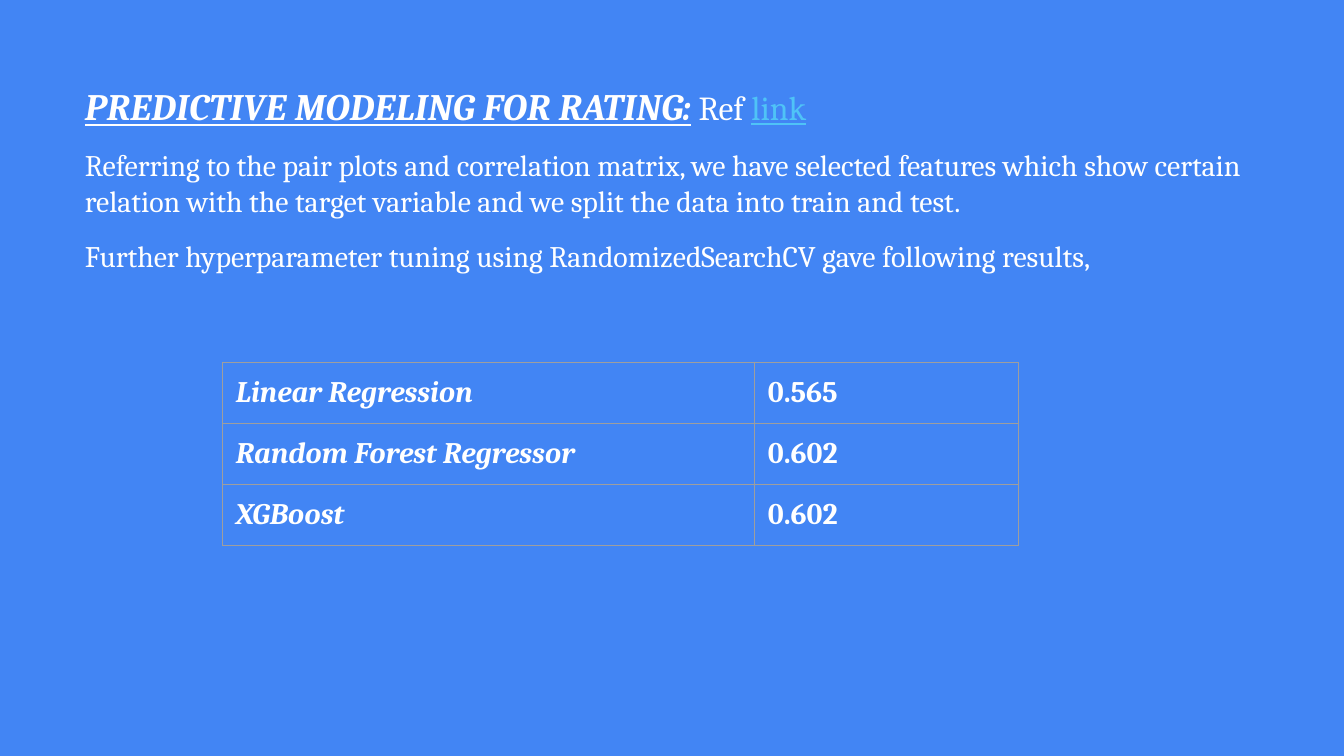
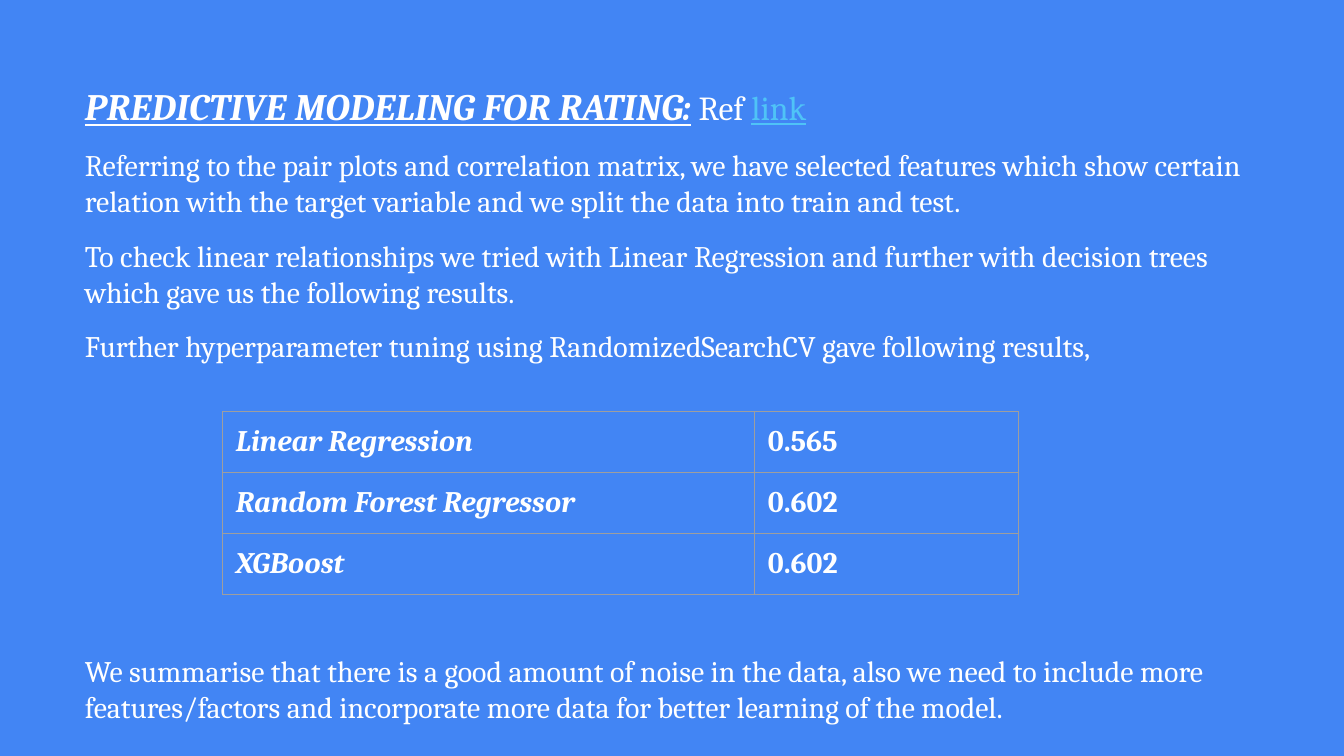
Before and after one commit to Anandpatil412/DSC, a slide deck: slide 9 of CapstoneProject1/FinalReport/Slides.pptx. Drawn at 1344x756 pixels with LibreOffice and Linux fonts; fonts in the diff are those of the drawing; background and template pictures are left out. Boxes give left, top, right and bottom in pixels: in the first picture for what was removed or moved away, otherwise in the second. Text is boxed around its words. In the diff, an @@ line names an element or a change of style, - is before the commit and + after.

```diff
--- a/CapstoneProject1/FinalReport/Slides.pptx
+++ b/CapstoneProject1/FinalReport/Slides.pptx
@@ title at box(85, 246, 1208, 310): paragraph added @@
+To check linear relationships we tried with Linear Regression and further with decision trees which gave us the following results.
@@ table: place and size @@
-table at box(223, 363, 1019, 756)
+table at box(223, 411, 1019, 756)
@@ title at box(85, 661, 1203, 725): paragraph added @@
+We summarise that there is a good amount of noise in the data, also we need to include more features/factors and incorporate more data for better learning of the model.
```
Also in this commit, not shown: 2 other slides changed, 2 other files.
